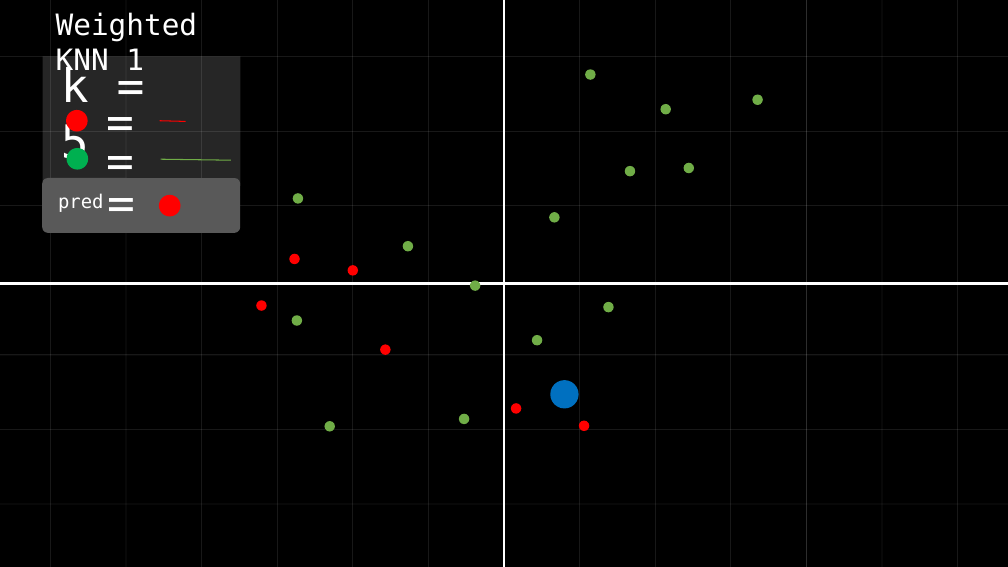
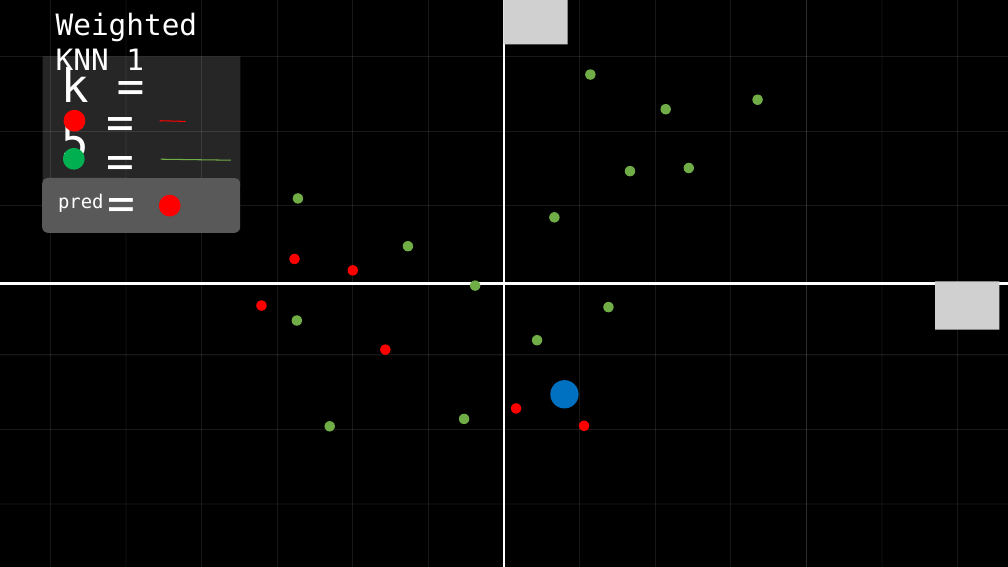
Before and after one commit to zkgz/skripsi, a slide deck: slide 11 of skripsi/Skripsi Pro/Presentation1.pptx (slide 6 before the commit). Drawn at 1008x567 pixels with LibreOffice and Linux fonts; fonts in the diff are those of the drawing; grey boxes stand for pictures. Boxes give left, top, right and bottom in pixels: in the first picture for what was removed or moved away, otherwise in the second. Text is boxed around its words. In the diff, an @@ line names an element or a change of style, - is before the commit and + after.

```diff
--- a/skripsi/Skripsi Pro/Presentation1.pptx
+++ b/skripsi/Skripsi Pro/Presentation1.pptx
@@ picture added at box(504, 0, 568, 45) @@
@@ ellipse: place and size @@
-ellipse at box(67, 148, 88, 170)
+ellipse at box(63, 148, 85, 170)
@@ picture added at box(935, 281, 1000, 330) @@
```
Also in this commit, not shown: 5 other slides changed, 6 slides added, 1 slide removed.
